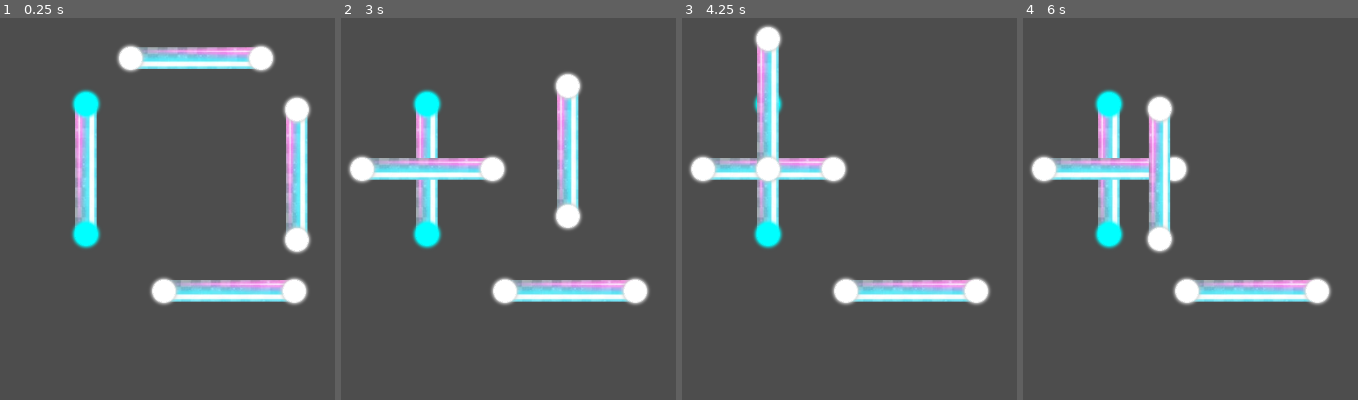
Above: before the commit, frames 1-4 (left to right).
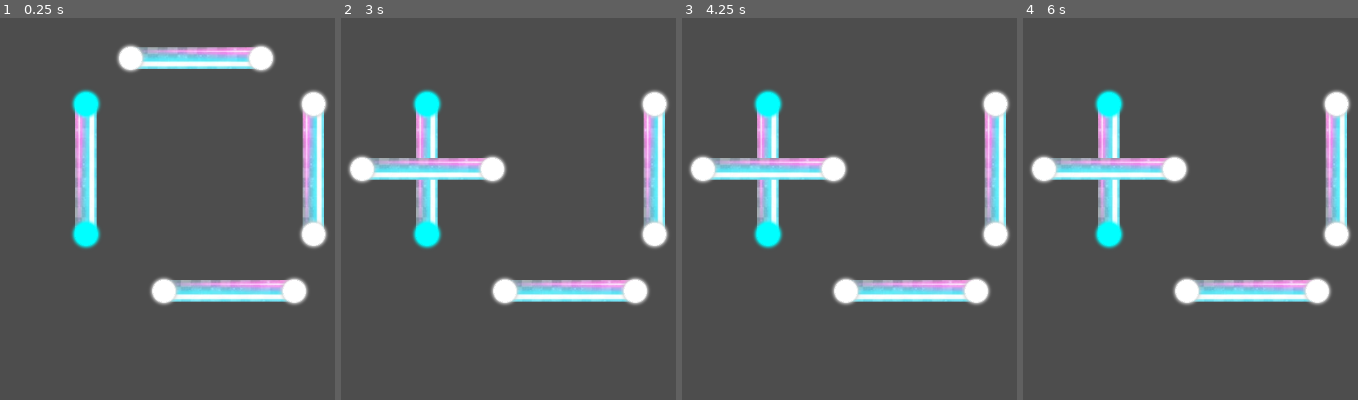
Above: after the commit, the same moments.

Repository: CarlesRa/Harmony-Waves
Game: Godot game, scene res://scenes/levels/level_01.tscn
Same seed, same stepped clock (60 frames per second), same inputs: the game is played once before the commit and once after it. The project has no main scene, so this scene is started directly. Sound files missing from this copy of the repository are replaced by a short silence.
Inputs (mouse positions are in pixels of both pictures, inside the frame that each line leads up to):
- Up to frame 1 (0.25 s): no input
- Up to frame 2 (3 s): tap Enter at 0.5, 2 s; drag from (428, 170) to (535, 60) at 0.52 s; tap Space at 1.25, 2.75 s; drag from (535, 60) to (428, 170) at 1.27 s; move the mouse to (568, 293) at 2.02 s; click (568, 293) at 2.17 s; drag from (639, 174) to (428, 105) at 2.77 s
- Up to frame 3 (4.25 s): tap Enter at 3.5 s; move the mouse to (outside the picture) at 3.52 s; click (outside the picture) at 3.67 s
- Up to frame 4 (6 s): tap Space at 4.25 s; drag from (outside the picture) to (1110, 170) at 4.27 s; move the mouse to (1260, 193) at 5.02 s; click (1260, 193) at 5.17 s; drag from (1100, 82) to (1250, 293) at 5.77 s

The runs differ from the first frame. In frame 1, 4.7% of the frame differs, in the area x 84-98%, y 18-62%; in frame 2, 5.6%, in the area x 63-98%, y 14-61%; in frame 3, 5.1%; in frame 4, 5.5%.

Commit message:
music playing, go to sincronize

Diff:
--- a/project.godot
+++ b/project.godot
@@ -17,6 +17,7 @@
 [autoload]
 
 GameManager="*res://scripts/game_manager.gd"
+AudioManager="*res://scripts/audio_manager.gd"
 
 [file_customization]
 
--- a/scenes/levels/level_01.tscn
+++ b/scenes/levels/level_01.tscn
@@ -1,12 +1,19 @@
-[gd_scene load_steps=2 format=3 uid="uid://6s8444ykbx3k"]
+[gd_scene load_steps=7 format=3 uid="uid://6s8444ykbx3k"]
 
 [ext_resource type="PackedScene" uid="uid://bpgkikg2nlrl0" path="res://scenes/shared/wave_piece_base.tscn" id="1_m802k"]
+[ext_resource type="Script" uid="uid://daqf7o0ti5gby" path="res://scripts/levels/level_01.gd" id="1_qdh5e"]
+[ext_resource type="AudioStream" uid="uid://cto7vyp3wh2mv" path="res://assets/music/square/01.wav" id="2_qdh5e"]
+[ext_resource type="AudioStream" uid="uid://bnukkg0087038" path="res://assets/music/square/02.wav" id="3_50wog"]
+[ext_resource type="AudioStream" uid="uid://bsixv0be4xcck" path="res://assets/music/square/03.wav" id="4_1ey3t"]
+[ext_resource type="AudioStream" uid="uid://mycqdoe1tk6h" path="res://assets/music/square/04.wav" id="5_t0hvh"]
 
 [node name="Level_01" type="Node2D"]
+script = ExtResource("1_qdh5e")
 
 [node name="WavePiece" parent="." instance=ExtResource("1_m802k")]
 position = Vector2(416, 288)
 is_piece_connected = true
+music_stream = ExtResource("2_qdh5e")
 C1_connector_id = -1
 C1_target_id = 1
 C2_connector_id = -1
@@ -15,6 +22,7 @@
 [node name="WavePiece2" parent="." instance=ExtResource("1_m802k")]
 position = Vector2(576, 128)
 rotation = 1.5707964
+music_stream = ExtResource("5_t0hvh")
 C1_connector_id = -1
 C1_target_id = 4
 C2_connector_id = 1
@@ -23,12 +31,14 @@
 [node name="WavePiece3" parent="." instance=ExtResource("1_m802k")]
 position = Vector2(624, 464)
 rotation = 1.5707964
+music_stream = ExtResource("4_1ey3t")
 C1_connector_id = -1
 C1_target_id = 5
 C2_target_id = 4
 
 [node name="WavePiece4" parent="." instance=ExtResource("1_m802k")]
-position = Vector2(720, 296)
+position = Vector2(744, 288)
+music_stream = ExtResource("3_50wog")
 C1_connector_id = 4
 C1_target_id = -1
 C2_connector_id = 5
--- /dev/null
+++ b/scripts/audio_manager.gd
@@ -0,0 +1,39 @@
+extends Node
+
+var bpm: float = 120.0
+var beat_duration: float
+var loop_duration: float = 4.0  # Beats
+var current_time: float = 0.0
+var is_playing: bool = false
+
+func _ready() -> void:
+	_calculate_beat_duration()
+
+func _process(delta: float) -> void:
+	if is_playing:
+		current_time += delta
+
+func setup_level(level_bpm: float, level_loop_duration: float) -> void:
+	bpm = level_bpm
+	loop_duration = level_loop_duration
+	_calculate_beat_duration()
+
+func _calculate_beat_duration() -> void:
+	beat_duration = 60.0 / bpm
+
+func get_loop_position() -> float:
+	var total_loop_time = loop_duration * beat_duration
+	return fmod(current_time, total_loop_time)
+
+func get_time_to_next_loop() -> float:
+	var loop_time = loop_duration * beat_duration
+	var current_pos = get_loop_position()
+	return loop_time - current_pos
+
+func start_music() -> void:
+	is_playing = true
+	current_time = 0.0
+
+func reset() -> void:
+	is_playing = false
+	current_time = 0.0
--- /dev/null
+++ b/scripts/levels/level_01.gd
@@ -0,0 +1,7 @@
+extends Node2D
+
+@export var level_bpm: float = 60.0
+@export var level_loop_duration: float = 16.0
+
+func _ready() -> void:
+	AudioManager.setup_level(level_bpm, level_loop_duration)
--- a/scripts/shared/wave_piece.gd
+++ b/scripts/shared/wave_piece.gd
@@ -17,6 +17,7 @@
 @onready var connector_1_point: Node2D = $PieceConnector1/Connector
 @onready var connector_2: PieceConnector = $%PieceConnector2
 @onready var connector_2_point: Node2D = $PieceConnector2/Connector
+@onready var audio_player: AudioStreamPlayer = AudioStreamPlayer.new()
 
 const SNAP_DISTANCE: float = 300.0
 
@@ -27,7 +28,9 @@
 
 func _ready() -> void:
 	_set_connectors()
-
+	_setup_audio()
+	if is_piece_connected:
+		start_audio_synced()
 
 func _process(_delta: float) -> void:
 	if is_dragging:
@@ -42,6 +45,41 @@
 	connector_2.connector_id = C2_connector_id
 	connector_2.target_connector_id = C2_target_id
 	connector_2.initialize_connector()
+
+func _setup_audio() -> void:
+	add_child(audio_player)
+	if music_stream:
+		audio_player.stream = music_stream
+		audio_player.volume_db = 0
+		audio_player.bus = "Master"
+		audio_player.finished.connect(_on_audio_finished)  # ← AÑADIR ESTO
+
+func _on_audio_finished() -> void:
+	if is_piece_connected and music_stream:
+		audio_player.play()
+
+func start_audio_synced() -> void:
+	print("🎵 start_audio_synced() - AudioManager.is_playing: ", AudioManager.is_playing)
+
+	if not music_stream or audio_player.playing:
+		return
+
+	# Si no hay música sonando, empezar inmediatamente
+	if not AudioManager.is_playing:
+		print("▶️ Iniciando AudioManager y primera pieza")
+		AudioManager.start_music()  # ← Esto debería activar is_playing = true
+		audio_player.play()
+		return
+
+	# Si ya hay música, esperar al siguiente loop
+	var wait_time = AudioManager.get_time_to_next_loop()
+	print("⏰ Esperando ", wait_time, " segundos al siguiente loop")
+	await get_tree().create_timer(wait_time).timeout
+	audio_player.play()
+	print("▶️ Audio reproducido sincronizado!")
+
+func stop_audio() -> void:
+	audio_player.stop()
 
 func _on_wave_piece_input_event(_viewport: Node, event: InputEvent, _shape_idx: int) -> void:
 	if not is_piece_connected and event is InputEventMouseButton:
@@ -97,6 +135,7 @@
 	is_piece_connected = true
 	connector_1.is_active = true
 	connector_2.is_active = true
+	start_audio_synced()
 	colliding_targets.clear()
 
 # Connector 1
Not shown, added: scripts/audio_manager.gd.uid
Not shown, added: scripts/levels/level_01.gd.uid
Not shown, added: assets/music/square/01.wav
Not shown, added: assets/music/square/02.wav
Not shown, added: assets/music/square/03.wav
Not shown, added: assets/music/square/04.wav
